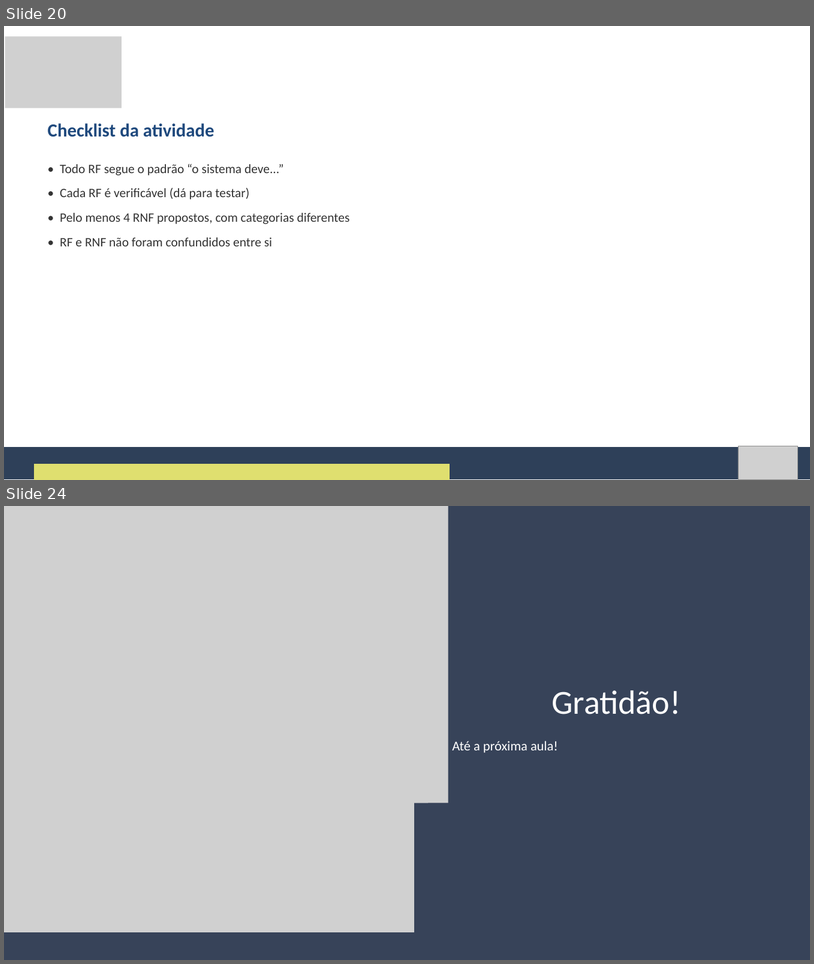
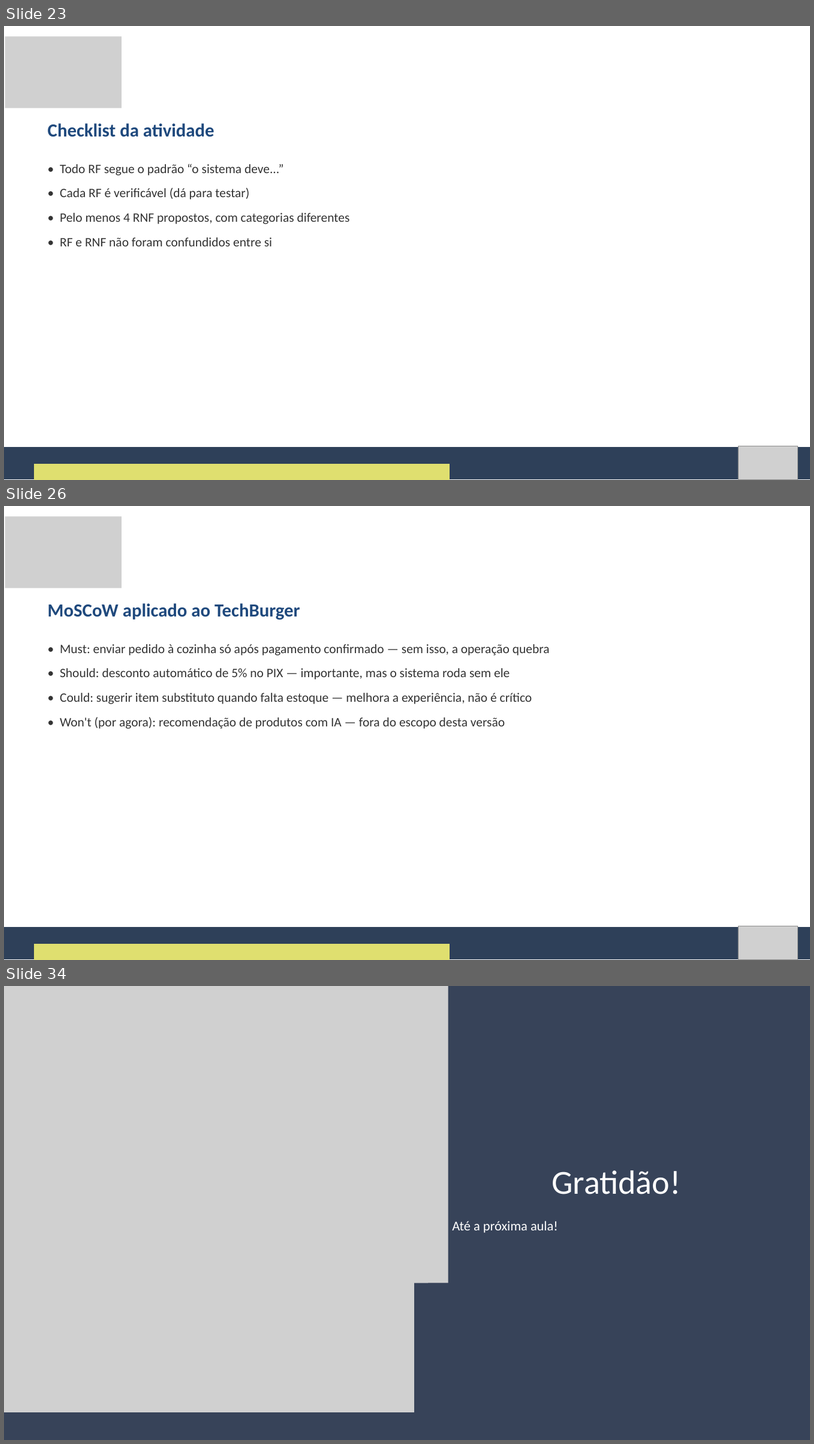
Before and after one commit to Natan20/Curso-Modelagem-De-Sistemas-Material, a slide deck: Aula 02 - 04-09-2026/Aula 2 - Slides.pptx. Shown one above the other, each under a label of ours: slides 20 and 24 before the commit, slides 23, 26 and 34 after it; the slides between them are not shown. The pictures are 814x964 and 814x1444 pixels, drawn with LibreOffice and Linux fonts; fonts in the diff are those of the drawing; grey boxes stand for pictures. Boxes give left, top, right and bottom in pixels: in the first picture for what was removed or moved away, otherwise in the second. Text is boxed around its words. In the diff, an @@ line names an element or a change of style, - is before the commit and + after.

```diff
--- a/Aula 02 - 04-09-2026/Aula 2 - Slides.pptx
+++ b/Aula 02 - 04-09-2026/Aula 2 - Slides.pptx
@@ slide 26 added at [4, 506, 810, 960], background #FFFFFF @@
@@ picture added at [5, 516, 122, 588] @@
@@ text added at [48, 603, 300, 620], 33 pt, text #1F497D, bold @@
+MoSCoW aplicado ao TechBurger
@@ text added at [60, 644, 550, 729], 23 pt, text #333333 @@
+• Must: enviar pedido à cozinha só após pagamento confirmado — sem isso, a operação quebra
+• Should: desconto automático de 5% no PIX — importante, mas o sistema roda sem ele
+• Could: sugerir item substituto quando falta estoque — melhora a experiência, não é crítico
+• Won't (por agora): recomendação de produtos com IA — fora do escopo desta versão
@@ freeform shape added at [4, 927, 810, 959], fill #2E4059 @@
@@ picture added at [738, 926, 798, 959] @@
@@ freeform shape added at [34, 943, 450, 960], fill #DFDF6F @@
@@ what was slide 20 is now slide 23 @@
@@ what was slide 24 is now slide 34 @@
```
Also in this commit, not shown: 5 slides changed, 9 other slides added, 59 other files.
